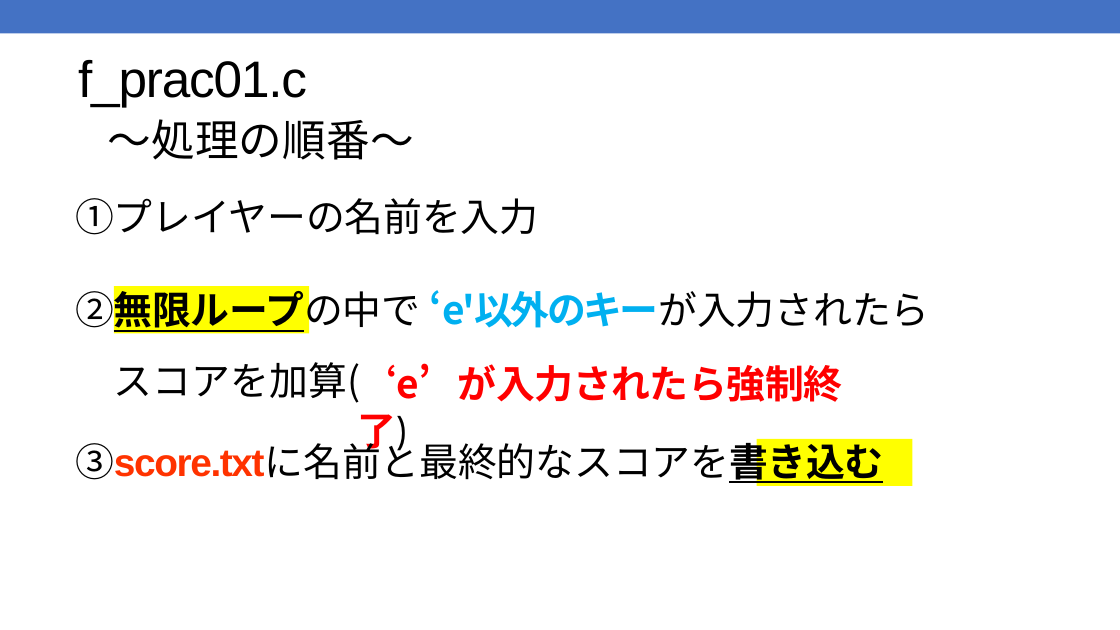
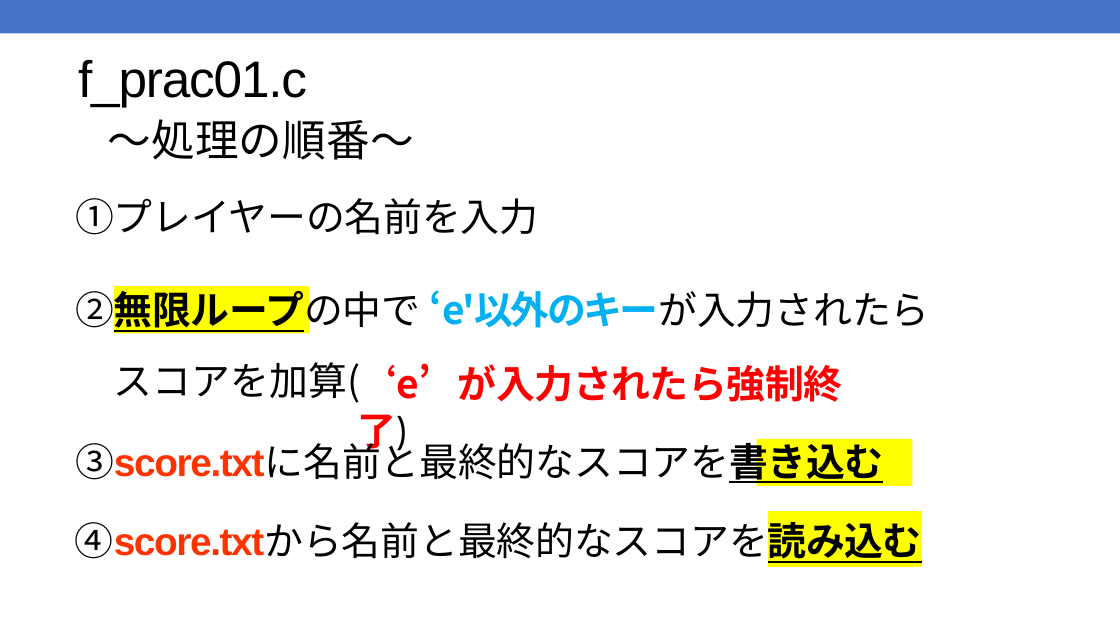
Before and after one commit to kic-murata/cpp2025, a slide deck: slide 3 of 授業資料/演習問題：ファイル処理.pptx. Drawn at 1120x630 pixels with LibreOffice and Linux fonts; fonts in the diff are those of the drawing. Boxes give left, top, right and bottom in pixels: in the first picture for what was removed or moved away, otherwise in the second. Text is boxed around its words. In the diff, an @@ line names an element or a change of style, - is before the commit and + after.

```diff
--- a/授業資料/演習問題：ファイル処理.pptx
+++ b/授業資料/演習問題：ファイル処理.pptx
@@ text added at (75,516,922,566), 33.3 pt, text #000000 @@
+④score.txtから名前と最終的なスコアを読み込む
```
Also in this commit, not shown: 9 other slides changed, 3 slides added.
